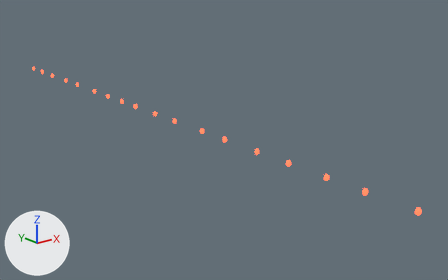
The FBX model art/exports/worlds/05_Naruto/PaperLanternsE.fbx, before and after one commit.
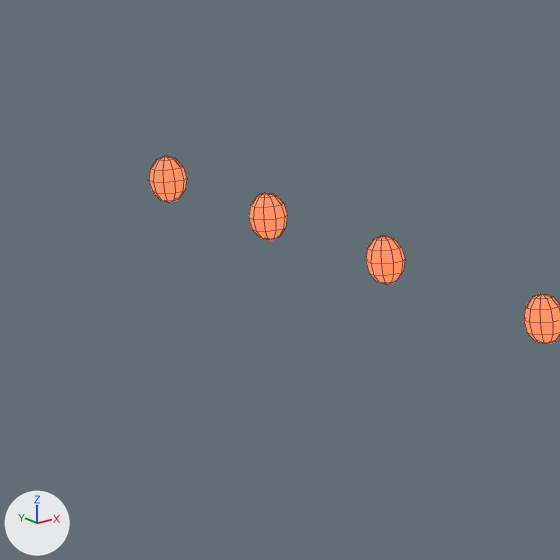
There are two pictures of each version: one whole from a 50 mm camera at (-106.9, -170.0, 53.2) aimed at (16.2, -16.2, -8.3), one close up on the part from 4% to 15% of the width and 19% to 36% of the height. Every picture has the same lights, and +X, +Y and +Z are marked at lower left. The first two pictures are the older version. The close-ups show mesh edges as thin lines. Where no turn or scale is listed for an object, it has been applied to the vertices.

Objects in the first close-up: 'PaperLanternE0_-7.001'.
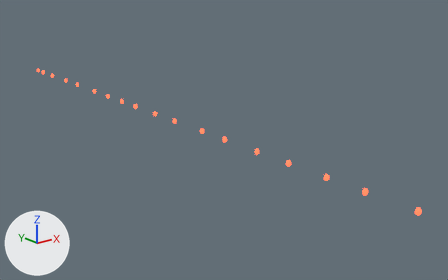
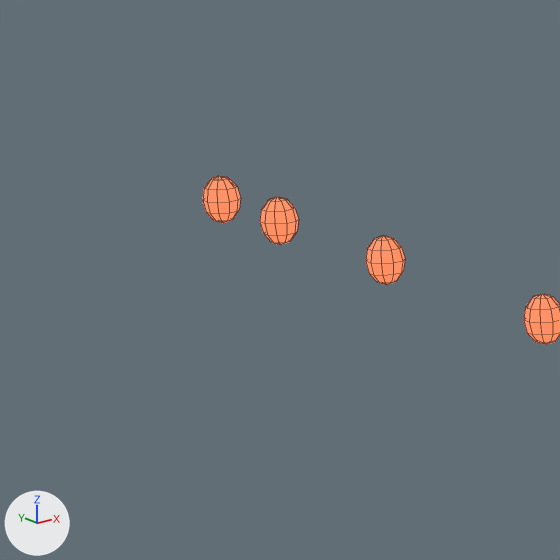
The newer file is also turned or shifted as a whole; pictures and numbers use the older file's frame.

Where the change shows, as pixel boxes (x1, y1, x2, y2) in the close-ups (560 x 560 px; the box of a moved part takes in the faces that stretch with it):
'PaperLanternE0_-7.001', reshaped: before (149, 156, 560, 344); after (203, 176, 560, 344)
part 1 of me_paperlanterne0__7_001, moved or reshaped: before (149, 156, 287, 240); after (203, 176, 299, 245)

The edits, one by one:
me_paperlanterne0__7_001 is used by ob_paperlanterne0__7_001; location (0.0, 0.0, 0.0).
me_paperlanterne0__7_001 had 936 vertices, 1080 faces and spanned x -1.0..1.0, y -102.0..102.0, z -1.0..1.0.
me_paperlanterne0__7_001 now has 936 vertices, 1080 faces and spans x -1.0..1.0, y -102.0..97.0, z -1.0..1.0.
Part 1, on me_paperlanterne0__7_001:
14 vertices are removed from x -1.0..1.0, y 92.0..93.0, z -1.0..1.0.
58 faces are deleted.
46 vertices in x -1.0..1.0, y 101.0..102.0, z -1.0..1.0 move by (0.0, -5.0, 0.0).
22 vertices in x -1.0..1.0, y 92.0..93.0, z -1.0..1.0 move by (0.0, -1.0, 0.0).
6 vertices in x 0.0, y 102.0, z -1.0..1.0 move by (0.0, -6.0, 0.0).
8 vertices move from x -1.0..0.0, y 91.0..93.0, z -1.0..1.0 to x -1.0..0.0, y 91.0..92.0, z -1.0..1.0.
14 vertices are added at x -1.0..1.0, y 90.0..91.0, z -1.0..1.0.
58 new faces join them.
